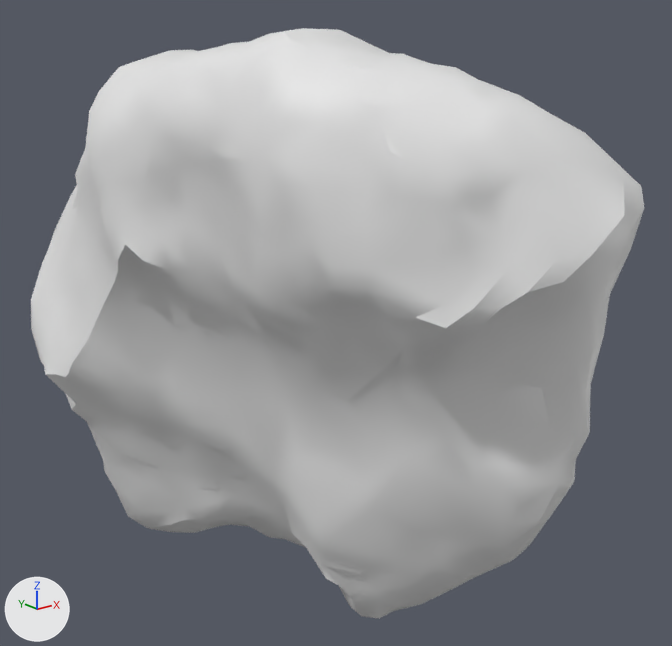
The FBX model Contents/mods/Authentic Z - Lite/media/models_X/AuthenticMeatChunk03.fbx, before and after one commit.
Before and after are seen from a 50 mm lens placed at (-0.001116, -0.001617, 0.000678), pointed at (0.000033, -0.00018, 0.000103). Every picture has the same lights, and +X, +Y and +Z are marked at lower left. Where no turn or scale is listed for an object, it has been applied to the vertices.

Objects in the first picture: 'rock.002'.
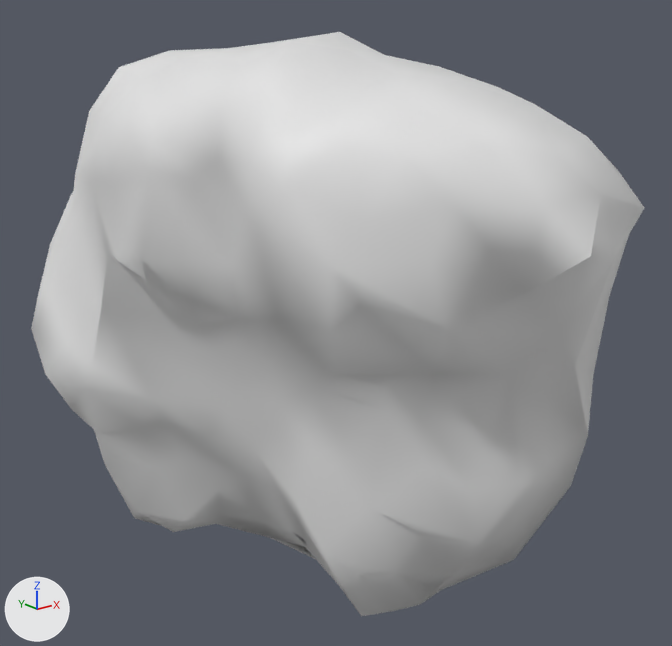
Where the newer file only moved an object's origin or applied its transform, the numbers keep the older frame.

What differs and where, as boxes (x1, y1, x2, y2) in the pictures (672 x 646 px):
```json
{"object": "rock.002", "change": "reshaped", "before": [31, 28, 645, 619], "after": [31, 32, 644, 616]}
{"part": 1, "of": "me_rock_002", "change": "deleted", "before": [31, 28, 645, 619]}
```

Edits to the scene script, one JSON object a line:
```json
{"block": "me_rock_002", "where": "# used by ob_rock_002; location = (0.0, 0.0, 0.0)"}
{"op": "remove", "block": "me_rock_002", "code": "me_rock_002.from_pydata(...)  # 968 vertices, 1469 faces; spans x -0.000402..0.000239, y -0.000848..0.000631, z -0.000579..0.000683"}
{"op": "add", "block": "me_rock_002", "code": "me_rock_002.from_pydata(...)  # 313 vertices, 574 faces; spans x -0.000402..0.000239, y -0.00084..0.000631, z -0.000579..0.000677"}
{"block": "me_rock_002", "change": "me_rock_002 part 1: 655 vertices removed from x -0.000391..0.000236, y -0.000848..0.000626, z -0.000574..0.000683"}
```
